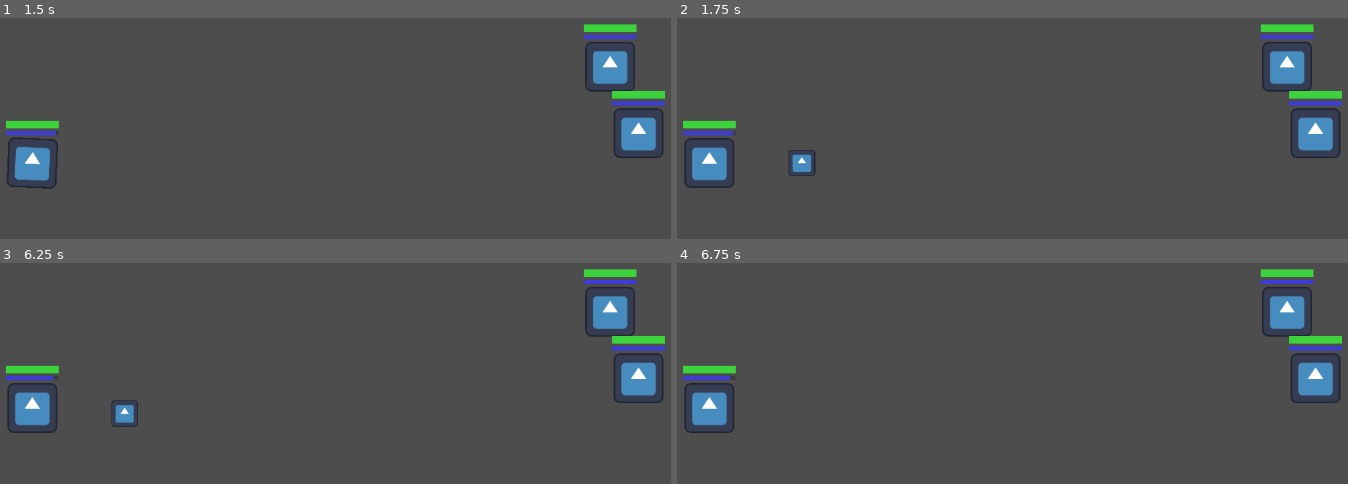
Above: before the commit, frames 1-4 (two rows, left to right).
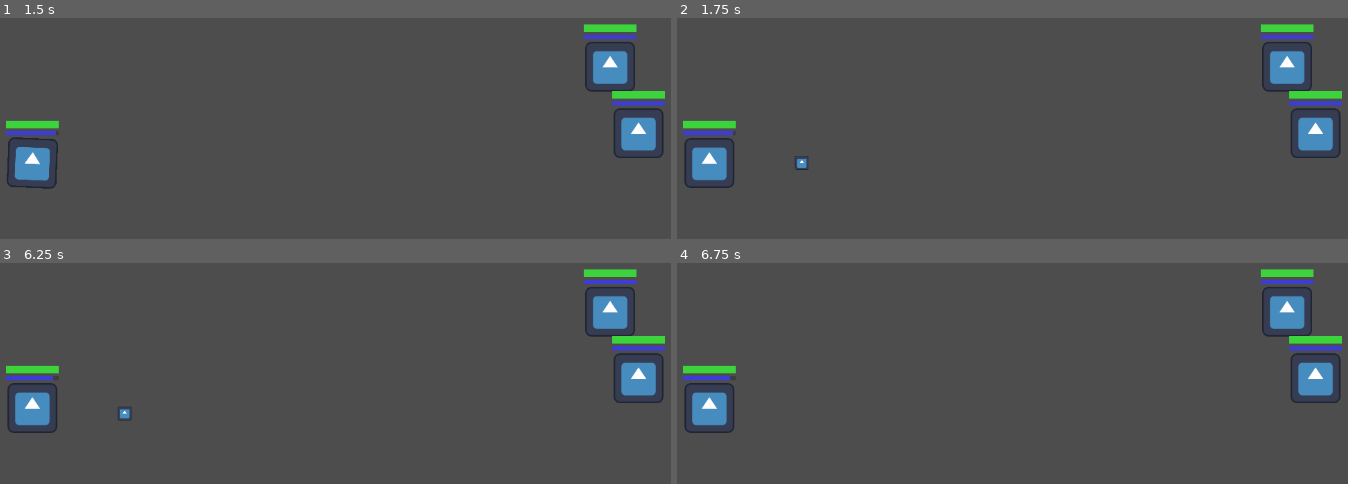
Above: after the commit, the same moments.

Repository: Middlent/meus-teste
Game: Godot game, scene res://HUB.tscn
Two runs of this game, one before a commit and one after it. Both use one fixed random seed, a clock stepped at 60 frames per second and the inputs below. The engine's default icon, where the game draws it, is replaced by a stand-in: a white triangle on a blue panel in a dark square.
Inputs (mouse positions are in pixels of both pictures, inside the frame that each line leads up to):
- Up to frame 1 (1.5 s): click "League Solo" at 0.5 s; tap Enter at 1.25 s; move the mouse to (530, 161) at 1.27 s; hold D (move_right) from 1.28 s (still down); tap Q at 1.35 s; click (530, 161) at 1.42 s
- Up to frame 2 (1.75 s): keep holding D (move_right)
- Up to frame 3 (6.25 s): move the mouse to (194, 450) at 2.02 s; release D (move_right) at 2.03 s; hold S (move_down) 2.03-2.78 s; tap E at 2.1, 4.35 s; click (194, 450) at 2.17 s; tap Space at 2.75, 4.25, 5.75 s; move the mouse to (436, 331) at 2.77 s; hold D (move_right) 2.78-3.53 s; tap R at 2.85, 5.1 s; click (436, 331) at 2.92 s; tap Enter at 3.5, 5 s; move the mouse to (outside the picture) at 3.52 s; hold W (move_up) 3.53-4.28 s; tap Q at 3.6, 5.85 s; click (outside the picture) at 3.67 s; move the mouse to (outside the picture) at 4.27 s; hold A (move_left) 4.28-5.78 s; click (outside the picture) at 4.42 s; move the mouse to (114, 362) at 5.02 s; click (114, 362) at 5.17 s; move the mouse to (395, 428) at 5.77 s; hold S (move_down) from 5.78 s (still down); click (395, 428) at 5.92 s
- Up to frame 4 (6.75 s): move the mouse to (911, 318) at 6.52 s; release S (move_down) at 6.53 s; hold D (move_right) from 6.53 s (still down); tap E at 6.6 s; click (911, 318) at 6.67 s

Frame 1 is identical in both runs. In frame 2, 0.3% of the frame differs, in the area x 16-21%, y 59-72%; in frame 3, 0.3%, in the area x 16-21%, y 61-75%; in frame 4, nothing differs.

Commit message:
Adaptei o Q pro sistema novo

Diff:
--- a/MultiplayerHub/League/Champions/Teste/Teste_Stats.tres
+++ b/MultiplayerHub/League/Champions/Teste/Teste_Stats.tres
@@ -15,4 +15,4 @@
 adLevel = 2.75
 ap = 0.0
 rangeBase = 300.0
-projSpeed = 100.0
+projSpeed = 1000.0
--- a/MultiplayerHub/League/Champions/Teste/q.gd
+++ b/MultiplayerHub/League/Champions/Teste/q.gd
@@ -8,22 +8,30 @@
 var shot
 var data = {}
 
+var mouse_pos
+
 func cast():
 	animationNode.lock()
-	data.direction = position.direction_to(get_local_mouse_position())
+	mouse_pos = get_global_mouse_position()
 	animationNode.post_animation_action_callable = skillshot
 	animationNode.play_animation("Q", 5, true, true)
 
 func skillshot():
-	shot = load("res://MultiplayerHub/League/Prefabs/skillshot.tscn").instantiate()
+	shot = load("res://MultiplayerHub/League/Prefabs/Projectile.tscn").instantiate()
 	get_parent().get_parent().add_sibling(shot)
-	shot.hit.connect(on_sucessful_hit)
+
+	shot.hitted.connect(on_sucessful_hit)
 	shot.position = global_position
+
+	data.projectile_speed = speed
+	data.size = Vector2(2, 2)
+
+	data.mode = shot.mode.STRAIGHT
+	data.direction = global_position.direction_to(mouse_pos)
 	data.range = range
-	data.speed = speed
-	data.size = Vector2(2, 2)
-	var masks = Globals.masks.ENEMY_CHAMP_MASK
-	shot.load_info(load("res://icon.svg"), data, masks)
+	data.mask = Globals.masks.ENEMY_CHAMP_MASK + Globals.masks.ENEMY_UNIT_MASK
+
+	shot.load_info(data)
 
 func on_sucessful_hit(_data):
 	reduce_cooldown(cooldown_reduction, ReductionType.FLAT)
--- a/MultiplayerHub/League/Modules/receiver.gd
+++ b/MultiplayerHub/League/Modules/receiver.gd
@@ -2,7 +2,8 @@
 
 
 func receive(data):
-	print(get_parent(), " had ", get_parent().champion.stats.hp, " hp")
-	print(get_parent(), " took ", data.damage, " damage")
-	get_parent().champion.stats.hp = max(0, get_parent().champion.stats.hp - data.damage)
-	print("Hp left = ",get_parent().champion.stats.hp)
+	if data.has("damage"):
+		print(get_parent(), " had ", get_parent().champion.stats.hp, " hp")
+		print(get_parent(), " took ", data.damage, " damage")
+		get_parent().champion.stats.hp = max(0, get_parent().champion.stats.hp - data.damage)
+		print("Hp left = ",get_parent().champion.stats.hp)
--- a/MultiplayerHub/League/Prefabs/Projectile.tscn
+++ b/MultiplayerHub/League/Prefabs/Projectile.tscn
@@ -1,30 +1,19 @@
-[gd_scene load_steps=5 format=3 uid="uid://cgbvgitax5ick"]
+[gd_scene load_steps=4 format=3 uid="uid://cgbvgitax5ick"]
 
 [ext_resource type="Texture2D" uid="uid://cj21a4xob5uj3" path="res://icon.svg" id="1_am13y"]
 [ext_resource type="Script" path="res://MultiplayerHub/League/Prefabs/projectile.gd" id="1_cen02"]
 
 [sub_resource type="RectangleShape2D" id="RectangleShape2D_s5vau"]
 
-[sub_resource type="RectangleShape2D" id="RectangleShape2D_ld0si"]
-
 [node name="Projectile" type="CharacterBody2D"]
 collision_layer = 0
 collision_mask = 0
 script = ExtResource("1_cen02")
 
-[node name="Sprite2D" type="Sprite2D" parent="."]
+[node name="Sprite" type="Sprite2D" parent="."]
 position = Vector2(-8.9407e-08, 1.90735e-06)
 scale = Vector2(0.15625, 0.15625)
 texture = ExtResource("1_am13y")
 
-[node name="CollisionShape2D" type="CollisionShape2D" parent="."]
+[node name="Collision" type="CollisionShape2D" parent="."]
 shape = SubResource("RectangleShape2D_s5vau")
-
-[node name="TargetDetector" type="Area2D" parent="."]
-collision_layer = 0
-collision_mask = 548
-
-[node name="CollisionShape2D" type="CollisionShape2D" parent="TargetDetector"]
-shape = SubResource("RectangleShape2D_ld0si")
-
-[connection signal="body_entered" from="TargetDetector" to="." method="_on_target_detector_body_entered"]
--- a/MultiplayerHub/League/Prefabs/projectile.gd
+++ b/MultiplayerHub/League/Prefabs/projectile.gd
@@ -2,6 +2,8 @@
 
 """
 projectile_speed: float - Velocidade do projetil
+size: Vector2D - Tamanho do projetil
+sprite: Texture - Sprite do projetil
 mode: int - Forma que o projetil se move
 target: CharacterBody2D - Alvo do projétil (Somente modo TARGET e talvez CUSTOM)
 direction: Vector2D - Direção do projétil (Somente modo STRAIGHT)
@@ -13,6 +15,10 @@
 var data = {}
 var current_data = {}
 
+signal hitted(data)
+signal missed(data)
+signal finished(data)
+
 enum mode {
 	TARGET = 0,
 	STRAIGHT = 1,
@@ -20,22 +26,27 @@
 	CUSTOM = 3
 }
 
-var velocity_adjust = 1000 # Ajuste pra poder usar unidades menores na velocidade
-
 func load_info(projectile_data):
-	#$Sprite.texture = image
 	data = projectile_data
 	if data.mode == mode.TARGET:
-		$TargetDetector.collision_mask = data.target.collision_layer
+		collision_mask = data.target.collision_layer
 	else:
-		$TargetDetector.collision_mask = data.mask
-	#size = data.size
-	#$Collision.scale = size
-	#distance_remaining = data.range
+		collision_mask = data.mask
+
+	current_data.sprite = data.sprite if data.has("sprite") else $Sprite.texture
+	current_data.size = data.size if data.has("size") else $Collision.scale
+
+
+	update_components()
+
+func update_components():
+	$Collision.scale = current_data.size
+	$Sprite.texture = current_data.sprite
 
 # Called every frame. 'delta' is the elapsed time since the previous frame.
 func _physics_process(delta):
 	if data != {}:
+		update_components()
 		match(data.mode):
 			mode.TARGET:
 				follow_target(delta)
@@ -46,52 +57,69 @@
 			mode.CUSTOM:
 				data.movement_function(delta)
 
+func move(direction):
+	var colision = move_and_collide(direction)
+	if colision:
+		if data.mode != mode.TARGET or colision.get_collider() == data.target:
+			var reciever = get_node(str(colision.get_collider().get_path()) + "/Receiver")
+			hit()
+			reciever.receive(data)
+			queue_free()
+
+func hit():
+	current_data.position = position
+	hitted.emit(current_data)
+	finish()
+
+func miss():
+	current_data.position = global_position
+	missed.emit(current_data)
+	finish()
+
+func finish():
+	finished.emit(current_data)
+	queue_free()
+
 func follow_target(delta):
-	velocity = position.direction_to(data.target.position) * data.projectile_speed * velocity_adjust * delta
-	move_and_slide()
+	var direction = position.direction_to(data.target.position) * data.projectile_speed * delta
+	move(direction)
 
 func go_straight(delta):
 	var old_pos = global_position
-	velocity = position.direction_to(data.direction) * data.projectile_speed * velocity_adjust * delta
-	move_and_slide()
+	var direction = data.direction * data.projectile_speed * delta
+	move(direction)
 	if data.has("range"):
 		var progress = old_pos.distance_to(global_position)
 		if !current_data.has("traveled"):
 			current_data.traveled = data.range
 		current_data.traveled -= progress
 		if current_data.traveled <= 0:
-			queue_free()
+			miss()
 	elif data.has("duration"):
 		if !current_data.has("elapsed"):
 			current_data.elapsed = data.duration
 		current_data.elapsed -= delta
 		if current_data.elapsed <= 0:
-			queue_free()
+			miss()
 	else:
 		queue_free()
 
 func follow_mouse(delta):
 	var old_pos = global_position
-	velocity = position.direction_to(get_global_mouse_position()) * data.projectile_speed * velocity_adjust * delta
-	move_and_slide()
+	var direction = position.direction_to(get_global_mouse_position()) * data.projectile_speed * delta
+	move(direction)
 	if data.has("duration"):
 		if !current_data.has("elapsed"):
 			current_data.elapsed = data.duration
 		current_data.elapsed -= delta
 		if current_data.elapsed <= 0:
-			queue_free()
+			miss()
 	elif data.has("range"):
 		var progress = old_pos.distance_to(global_position)
 		if !current_data.has("traveled"):
 			current_data.traveled = data.range
 		current_data.traveled -= progress
 		if current_data.traveled <= 0:
-			queue_free()
+			miss()
 	else:
 		queue_free()
-
-func _on_target_detector_body_entered(body):
-	if body == data.target:
-		var reciever = get_node(str(data.target.get_path()) + "/Receiver")
-		reciever.receive(data)
-		queue_free()
--- a/MultiplayerHub/League/Prefabs/skillshot.gd
+++ /dev/null
@@ -1,41 +0,0 @@
-extends CharacterBody2D
-
-var attack_data = {}
-var current_data = {}
-var distance_remaining = 0
-var loaded = false
-
-var size
-
-signal hit(data)
-signal missed(data)
-signal finished(data)
-
-
-func load_info(image, data, target_mask = 0):
-	$Sprite.texture = image
-	attack_data = data
-	collision_mask = target_mask
-	size = data.size
-	$Collision.scale = size
-	distance_remaining = data.range
-	loaded = true
-
-func _physics_process(delta):
-	$Collision.scale = size
-	if loaded:
-		if distance_remaining > 0:
-			var old_pos = global_position
-			var collision = move_and_collide(attack_data.direction * attack_data.speed * delta)
-			if collision:
-				current_data.position = position
-				hit.emit(current_data)
-				finished.emit(current_data)
-				queue_free()
-			else:
-				distance_remaining = distance_remaining - position.distance_to(old_pos)
-		else:
-			current_data.position = global_position
-			missed.emit(current_data)
-			finished.emit(current_data)
-			queue_free()
--- a/MultiplayerHub/League/Prefabs/skillshot.tscn
+++ /dev/null
@@ -1,18 +0,0 @@
-[gd_scene load_steps=4 format=3 uid="uid://cxdscuy6lp0td"]
-
-[ext_resource type="Script" path="res://MultiplayerHub/League/Prefabs/skillshot.gd" id="1_4xmbe"]
-[ext_resource type="Texture2D" uid="uid://cj21a4xob5uj3" path="res://icon.svg" id="2_7j7yy"]
-
-[sub_resource type="RectangleShape2D" id="RectangleShape2D_f0cah"]
-
-[node name="Skillshot" type="CharacterBody2D"]
-collision_layer = 0
-collision_mask = 0
-script = ExtResource("1_4xmbe")
-
-[node name="Sprite" type="Sprite2D" parent="."]
-scale = Vector2(0.3, 0.3)
-texture = ExtResource("2_7j7yy")
-
-[node name="Collision" type="CollisionShape2D" parent="."]
-shape = SubResource("RectangleShape2D_f0cah")
